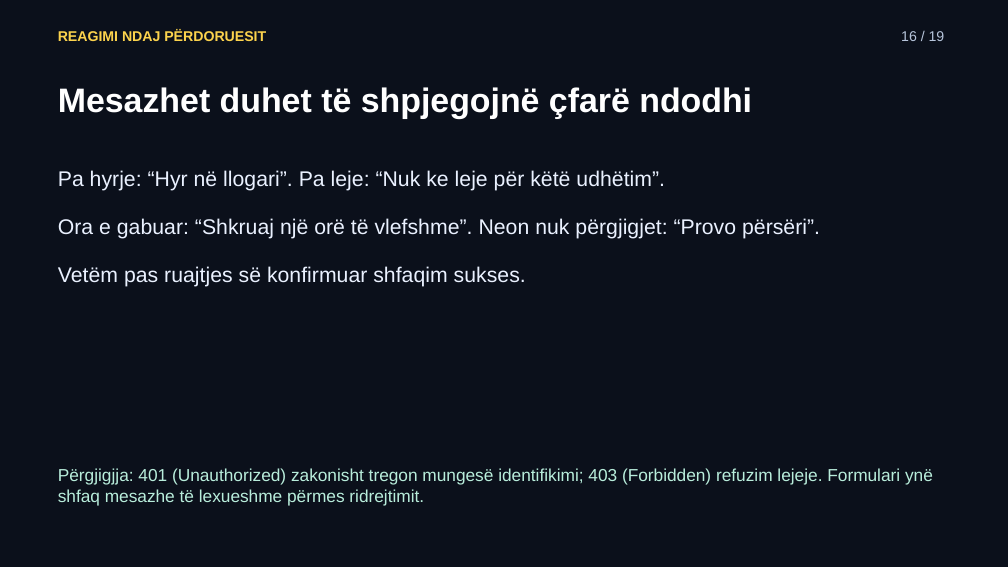
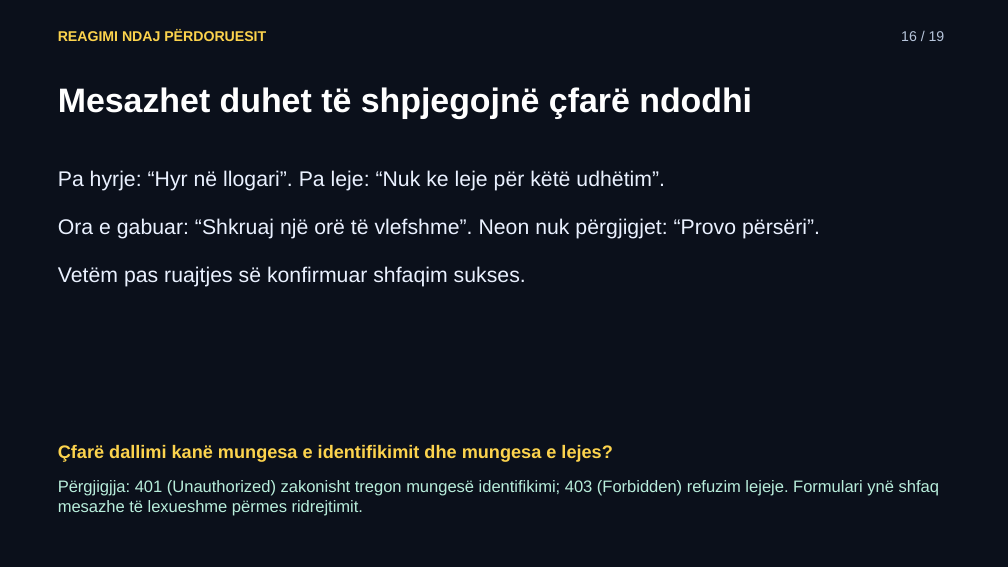
Before and after one commit to arbenl/arbenl.github.io, a slide deck: slide 16 of lendet/2026-2027/mobile/lectures/ligjerata-05-hyrja-lejet-rideshare-2026.pptx. Drawn at 1008x567 pixels with LibreOffice and Linux fonts; fonts in the diff are those of the drawing. Boxes give left, top, right and bottom in pixels: in the first picture for what was removed or moved away, otherwise in the second. Text is boxed around its words. In the diff, an @@ line names an element or a change of style, - is before the commit and + after.

```diff
--- a/lendet/2026-2027/mobile/lectures/ligjerata-05-hyrja-lejet-rideshare-2026.pptx
+++ b/lendet/2026-2027/mobile/lectures/ligjerata-05-hyrja-lejet-rideshare-2026.pptx
@@ text added at (58, 445, 612, 462), 17.2 pt, text #FCD34D, bold @@
+Çfarë dallimi kanë mungesa e identifikimit dhe mungesa e lejes?
@@ text "Përgjigjja: 401 (Unauthorized) zakonisht tregon ...": place and size @@
-text "Përgjigjja: 401 (Unauthorized) zakonisht tregon ..." at (58, 468, 933, 506)
+text "Përgjigjja: 401 (Unauthorized) zakonisht tregon ..." at (58, 480, 939, 516)
@@ text "Përgjigjja: 401 (Unauthorized) zakonisht tregon ..." at (58, 480, 939, 516): size 16.5 to 15.8 pt @@
```
Also in this commit, not shown: 10 other slides changed, 9 other files.
